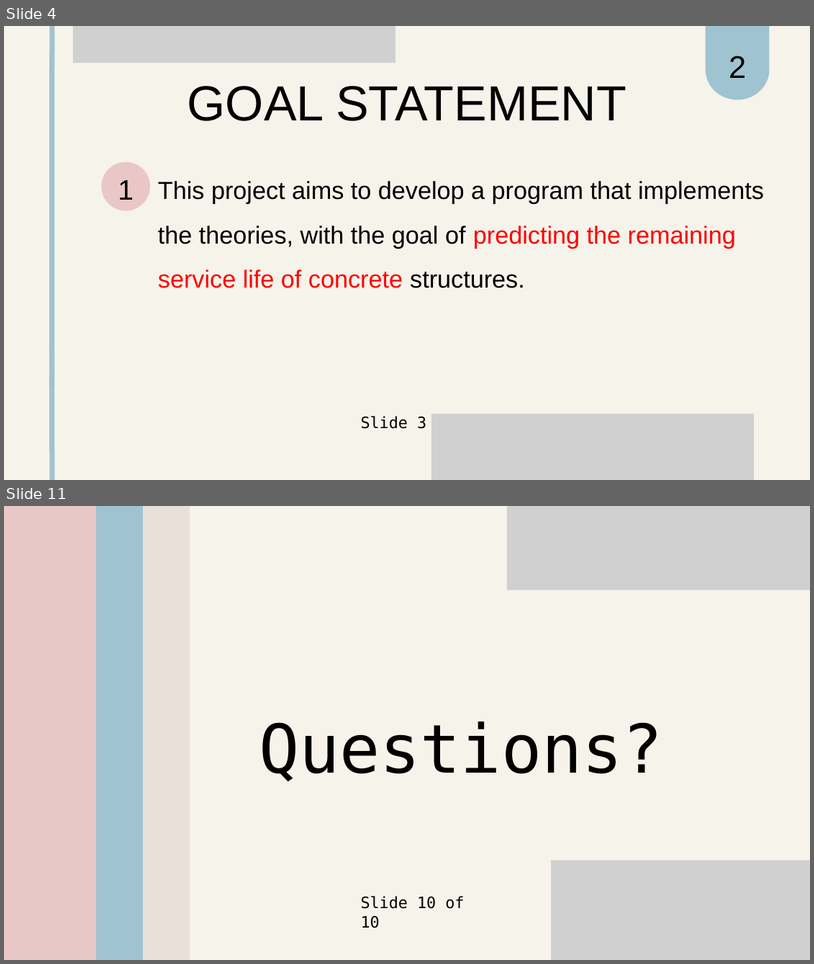
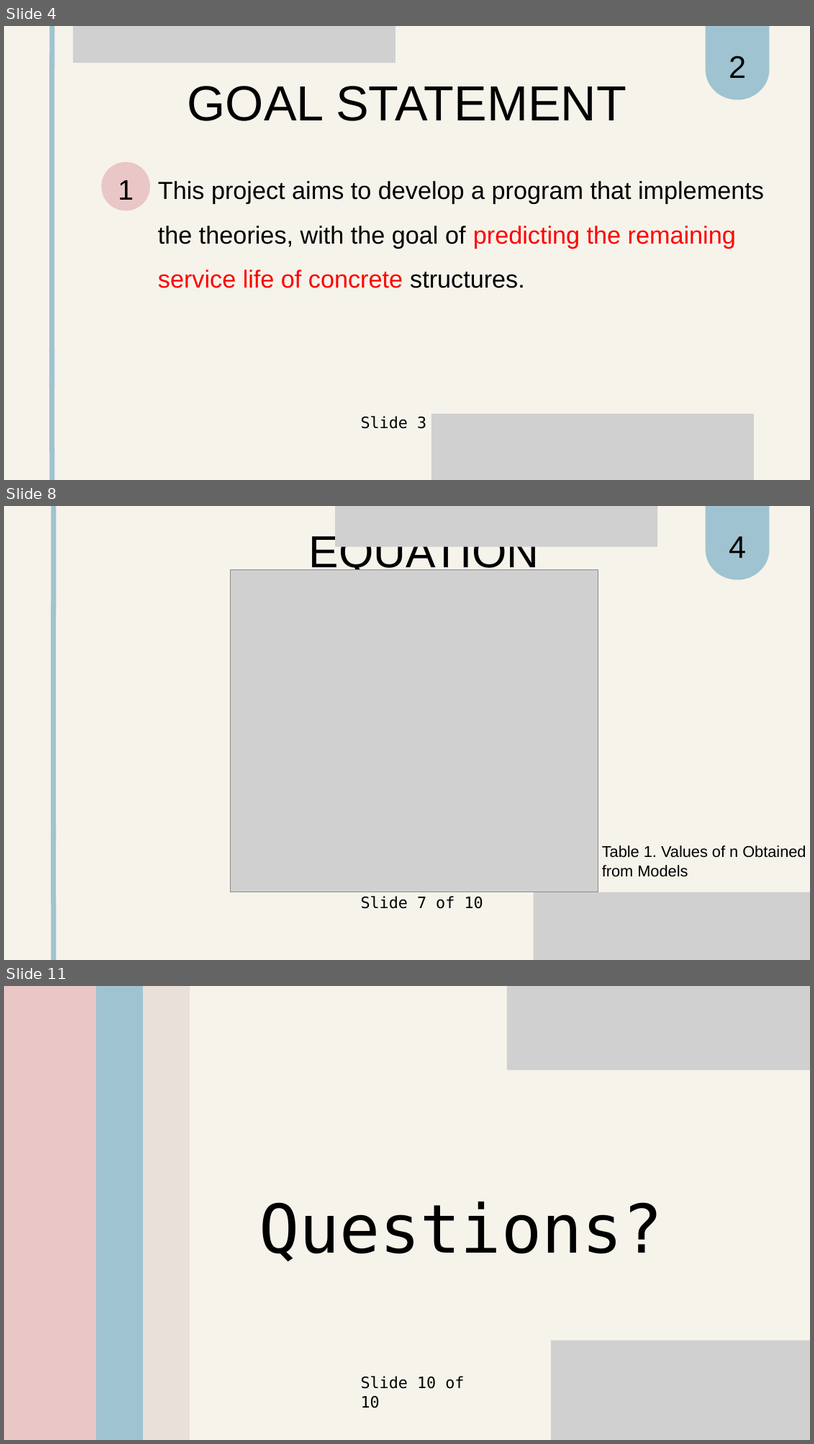
Before and after one commit to kypss94132/CAS741_YiLeng-Chen, a slide deck: docs/Presentations/SRSPresentation .pptx. Shown one above the other, each under a label of ours: slides 4 and 11 before the commit, slides 4, 8 and 11 after it; the slides between them are not shown. The pictures are 814x964 and 814x1444 pixels, drawn with LibreOffice and Linux fonts; fonts in the diff are those of the drawing; grey boxes stand for pictures. Boxes give left, top, right and bottom in pixels: in the first picture for what was removed or moved away, otherwise in the second. Text is boxed around its words. In the diff, an @@ line names an element or a change of style, - is before the commit and + after.

Commit message:
Update equation, assumption and example part

```diff
--- a/docs/Presentations/SRSPresentation .pptx
+++ b/docs/Presentations/SRSPresentation .pptx
@@ slide 8 added at (4,506,810,960), background #F6F3EB; not listed: 1 template element that a slide beside it also shows @@
@@ line added from (53, 840) to (54, 506), #9FC3D0 9 pt @@
@@ picture added at (335,506,658,547) @@
@@ freeform shape added at (706,506,769,579), fill #9FC3D0 @@
@@ text added at (309,536,540,570), 80 pt, text #000000 @@
+EQUATION
@@ text added at (729,536,746,558), 55.5 pt, text #000000 @@
+4
@@ picture added at (230,570,598,892) @@
@@ line added from (54, 960) to (53, 827), #9FC3D0 9 pt @@
@@ text added at (602,845,806,877), 28 pt, text #000000 @@
+Table 1. Values of n Obtained from Models
@@ picture added at (534,892,810,960) @@
```
Also in this commit, not shown: 3 slides changed, 2 other slides added, 3 slides removed.
